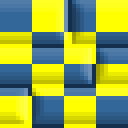
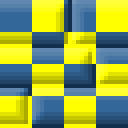
Layers edited between the first and the second (128, 128) image:
pixels changed over [left=0, top=0, right=128, bottom=124] (layer not identified)
